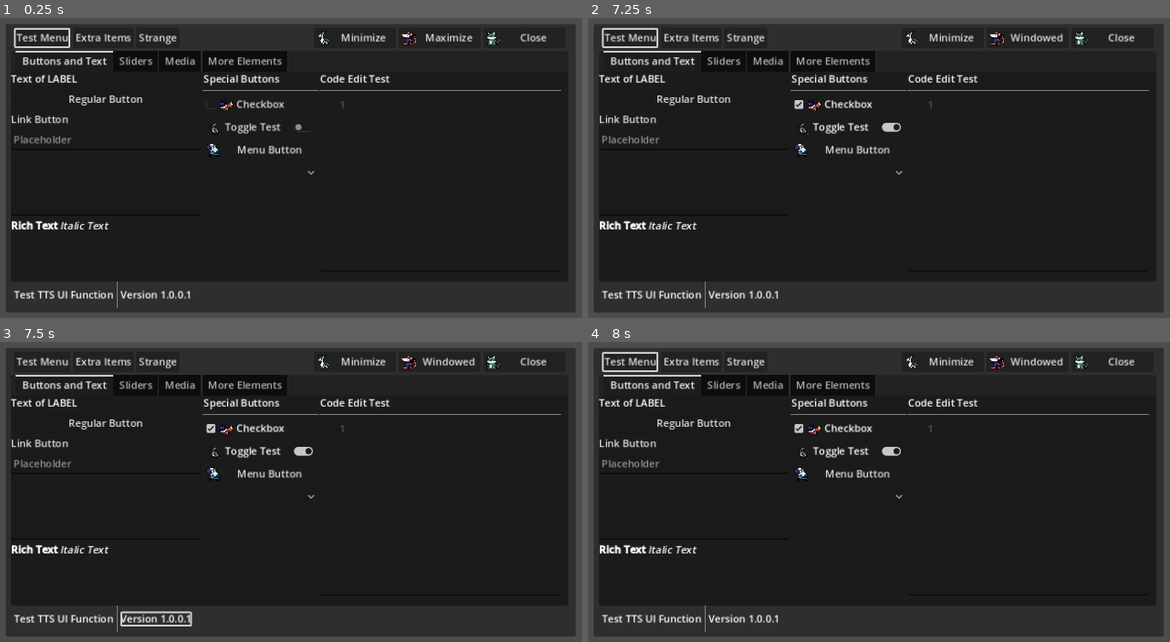
Above: before the commit, frames 1-4 (two rows, left to right).
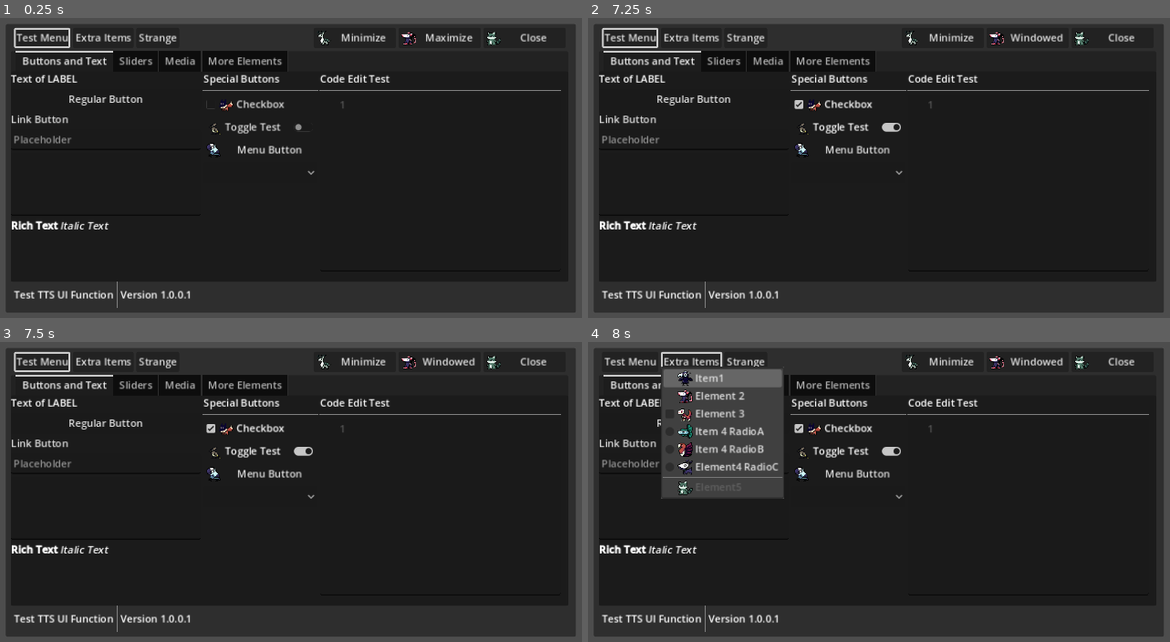
Above: after the commit, the same moments.

Repository: badgernested/godot-screenreader
Game: Godot game, scene res://sample_assets/Main.tscn
The game is run twice, just before and just after one commit, with the same random seed, the same clock (stepped at 60 frames per second) and the same inputs. Video files are missing from this copy of the repository; at most half a second of black plays in their place.
Inputs (mouse positions are in pixels of both pictures, inside the frame that each line leads up to):
- Up to frame 1 (0.25 s): no input
- Up to frame 2 (7.25 s): click (692, 141) at 0.52 s; type "12" at 0.6 s; click (692, 183) at 0.75 s; type "Alex" at 0.83 s; click (1030, 183) at 0.98 s; type "12" at 1.07 s; click "Minimize" at 1.25 s; click "Maximize" at 2 s; click "Windowed" at 2.75 s; click "Regular Button" at 3.5 s; click "Checkbox" at 4.25 s; click "Toggle Test" at 5 s; click "Menu Button" at 5.75 s; click (849, 174) at 6.5 s
- Up to frame 3 (7.5 s): tap Enter (DOM_select) at 7.25 s; hold Up (DOM_up) from 7.28 s (still down); hold Left (DOM_item_decrement) from 7.28 s (still down)
- Up to frame 4 (8 s): keep holding Up (DOM_up); keep holding Left (DOM_item_decrement); tap Space at 7.52 s; tap Right (DOM_item_increment) at 7.55 s

Frames 1-2 are identical in both runs. In frame 3, 0.4% of the frame differs, in the area x 2-34%, y 3-95%; in frame 4, 8.7%, in the area x 2-34%, y 3-53%.
Error in both runs: Out of bounds get index '0' (on base: 'PackedStringArray') (res://screenreader/scripts/TTS.gd:14)

Commit message:
Added some support for menu/option buttons, also separated MenuBar from script dependency

Diff:
--- a/project.godot
+++ b/project.godot
@@ -84,7 +84,7 @@
 }
 DOM_select={
 "deadzone": 0.5,
-"events": [Object(InputEventKey,"resource_local_to_scene":false,"resource_name":"","device":-1,"window_id":0,"alt_pressed":false,"shif …(180 unchanged characters)…
+"events": [Object(InputEventKey,"resource_local_to_scene":false,"resource_name":"","device":0,"window_id":0,"alt_pressed":false,"shif …(180 unchanged characters)…
 ]
 }
 DOM_cancel={
--- a/screenreader/scripts/DomNav.gd
+++ b/screenreader/scripts/DomNav.gd
@@ -56,6 +56,16 @@
 
 # This stores whether or not the slider is actually sliding
 var slider_is_sliding: bool = false
+
+# Checks whether a child popup is visible. gets around weird timing bugs.
+var popup_visible: bool = false
+
+# Tracks the index of the current popup.
+var popup_index: int = 0
+
+# This stores all MenuBars in the DOM with a dictionary
+# that represents certain values.
+var menubars: Dictionary = {}
 
 # This is used for inserting accessibility tokens
 # to be read by the screenreader
@@ -184,7 +194,7 @@
 
 # Strings used in the textedit interfaces
 const TEXTEDIT_STRINGS = ["Space", "Deleted", "Tab", "Enter", "Released", "Pasted",
-							"Copied", "New Line", "Line Number"]
+							"Copied", "New Line", "Line Number", "None"]
 enum TEXTEDIT_STRING {
 	SPACE,
 	DELETED,
@@ -194,7 +204,8 @@
 	PASTED,
 	COPIED,
 	NEWLINE,
-	LINE
+	LINE,
+	NONE
 }
 
 const TEXTEDIT_CHARACTER_NAMES = {
@@ -253,6 +264,11 @@
 			if focused.get("selected_index") != null:
 				focused.selected_index = 0
 				focused.menu_opened = false
+
+		# Clears popup variables
+		popup_visible = false
+		popup_index = 0
+
 	if what == NOTIFICATION_APPLICATION_FOCUS_IN:
 		OS_focused = true
 
@@ -314,6 +330,10 @@
 			default_move = process_menubar_controls()
 		elif focused is TabBar:
 			default_move = process_tabbar_controls()
+		elif focused is MenuButton:
+			default_move = process_menu_button_controls()
+		elif focused is OptionButton:
+			default_move = process_option_button_controls()
 		elif (focused is Button ||
 				focused is LinkButton ||
 				focused is TextureButton):
@@ -544,7 +564,11 @@
 # Does the menubar controls
 func process_menubar_controls():
 	var menu_size = focused.get_menu_count()
-	var menu_pos = focused.get("selected_menu")
+	var properties = get_menubar_data(focused)
+	var menu_pos = 0
+
+	if !properties.is_empty():
+		menu_pos = properties["selected_menu"]
 
 	if menu_pos != null:
 		if Input.is_action_just_pressed("DOM_select"):
@@ -553,14 +577,14 @@
 				# opens the currently selected menu
 				menubar_menu_close_all(focused)
 				menubar_menu_open(focused, menu_pos)
-				if focused.get("menu_opened") != null:
-					focused.menu_opened = true
+				if properties["menu_opened"] != null:
+					properties["menu_opened"] = true
 
 				var text = MENUBAR_NAVIGATION_STRINGS[MENUBAR_NAVIGATION.OPENED] % [focused.get_menu_title(menu_pos)]
 				add_token(text)
 
 				var popup = focused.get_menu_popup(menu_pos)
-				var selected_pos = focused.get("selected_index")
+				var selected_pos = properties["selected_index"]
 
 				# Which menu item is selected
 				text = STRING_FORMATS[STRING_FORMAT.SELECTED] % popup.get_item_text(selected_pos)
@@ -571,7 +595,7 @@
 			else:
 				# If menu is opened, press the button
 				var popup = focused.get_menu_popup(menu_pos)
-				var selected_pos = focused.get("selected_index")
+				var selected_pos = properties["selected_index"]
 
 				var text = MENUBAR_NAVIGATION_STRINGS[MENUBAR_NAVIGATION.CLOSED] % [focused.get_menu_title(menu_pos)]
 				add_token(text)
@@ -579,10 +603,10 @@
 				tts_speak()
 
 				# close menu
-				return menubar_close_menu()
+				return menubar_close_menu(properties)
 
 		elif Input.is_action_just_pressed("DOM_cancel"):
-			var val = menubar_close_menu()
+			var val = menubar_close_menu(properties)
 
 			var text = MENUBAR_NAVIGATION_STRINGS[MENUBAR_NAVIGATION.CLOSED]
 			add_token(text)
@@ -594,12 +618,12 @@
 		# If the menu is open, don't navigate, but do read names
 		if menubar_menu_opened(focused):
 			if Input.is_action_just_pressed("ui_up"):
-				menubar_read_selected_item()
+				menubar_read_selected_item(properties)
 			if Input.is_action_just_pressed("ui_down"):
-				menubar_read_selected_item()
+				menubar_read_selected_item(properties)
 
 	# Moves around the top menu
-	var move = menubar_nav_menus()
+	var move = menubar_nav_menus(properties)
 
 	if !move:
 		return false
@@ -610,18 +634,18 @@
 
 	return true
 
-func menubar_close_menu():
+func menubar_close_menu(properties):
 	# Closes menu if open
 	if menubar_menu_opened(focused):
 		menubar_menu_close_all(focused)
-		if focused.get("menu_opened") != null:
-			focused.menu_opened = false
+		if properties["menu_opened"] != null:
+			properties["menu_opened"] = false
 
 		return false
 
-func menubar_read_selected_item():
+func menubar_read_selected_item(properties):
 	var menu_size = focused.get_menu_count()
-	var menu_pos = focused.get("selected_menu")
+	var menu_pos = properties["selected_menu"]
 
 	var popup = focused.get_menu_popup(menu_pos)
 	var selected_pos = popup.get_focused_item()
@@ -652,65 +676,71 @@
 
 	tts_speak()
 
-func menubar_nav_menus():
-	if Input.is_action_just_pressed("DOM_item_increment"):
-		var was_opened = menubar_menu_opened(focused)
-
-		var size = focused.get_menu_count()
-		menubar_menu_close_all(focused)
-
-		focused.selected_menu += 1
-
-		if focused.selected_menu >= size:
-			focused.selected_menu = size-1
-			if focused.get("menu_opened") != null:
-				focused.menu_opened = false
-			update_end_node_position(1)
-		else:
-			end_node_grab_focus()
-
-		if was_opened:
-			menubar_menu_open(focused, focused.get("selected_menu"))
-
-		if focused is MenuBar:
-			get_accessible_menubar_name(focused)
-			tts_speak()
-
-		return false
-
-	elif Input.is_action_just_pressed("DOM_item_decrement"):
-		var was_opened = menubar_menu_opened(focused)
-
-		menubar_menu_close_all(focused)
-		focused.selected_menu -= 1
-
-		if focused.selected_menu < 0:
-			focused.selected_menu = 0
-			if focused.get("menu_opened") != null:
-				focused.menu_opened = false
-			update_end_node_position(-1)
-		else:
-			end_node_grab_focus()
-
-		if was_opened:
-			menubar_menu_open(focused, focused.get("selected_menu"))
-
-		if focused is MenuBar:
-			get_accessible_menubar_name(focused)
-			tts_speak()
-
-		return false
+func menubar_nav_menus(properties):
+	if !properties.is_empty():
+		if Input.is_action_just_pressed("DOM_item_increment"):
+			var was_opened = menubar_menu_opened(focused)
+
+			var size = focused.get_menu_count()
+			menubar_menu_close_all(focused)
+
+			properties["selected_menu"] += 1
+
+			if properties["selected_menu"] >= size:
+				properties["selected_menu"] = size-1
+				if properties["menu_opened"] != null:
+					properties["menu_opened"] = false
+				update_end_node_position(1)
+			else:
+				end_node_grab_focus()
+
+			if was_opened:
+				menubar_menu_open(focused, properties["selected_menu"])
+
+			if focused is MenuBar:
+				get_accessible_menubar_name(focused)
+				tts_speak()
+
+			return false
+
+		elif Input.is_action_just_pressed("DOM_item_decrement"):
+			var was_opened = menubar_menu_opened(focused)
+
+			menubar_menu_close_all(focused)
+			properties["selected_menu"] -= 1
+
+			if properties["selected_menu"] < 0:
+				properties["selected_menu"] = 0
+				if properties["menu_opened"] != null:
+					focused.menu_opened = false
+				update_end_node_position(-1)
+			else:
+				end_node_grab_focus()
+
+			if was_opened:
+				menubar_menu_open(focused, properties["selected_menu"])
+
+			if focused is MenuBar:
+				get_accessible_menubar_name(focused)
+				tts_speak()
+
+			return false
 
 	return true
 
 func menubar_menu_opened(obj):
+	var properties = get_menubar_data(obj)
+
 	if obj is MenuBar:
-		if obj.get("menu_opened") != null:
-			return obj.menu_opened
+		if !properties.is_empty():
+			if properties["menu_opened"] != null:
+				return properties["menu_opened"]
 
 	return false
 
 func menubar_menu_close_all(obj):
+	var properties = get_menubar_data(obj)
+
 	if obj is MenuBar:
 		var menu_size = focused.get_menu_count()
 
@@ -718,15 +748,17 @@
 			var popup = obj.get_menu_popup(c)
 
 			popup.visible = false
-
-		if obj.get("selected_index") != null:
-			obj.selected_index = 0
+		if !properties.is_empty():
+			if properties["selected_index"] != null:
+				properties["selected_index"] = 0
 
 func menubar_menu_update(obj):
+	var properties = get_menubar_data(obj)
 	if obj is MenuBar:
-		if obj.get("selected_index") != null:
-			var popup = obj.get_menu_popup(obj.selected_menu)
-			popup.set_focused_item(obj.selected_index)
+		if !properties.is_empty():
+			if properties["selected_index"] != null:
+				var popup = obj.get_menu_popup(properties["selected_menu"])
+				popup.set_focused_item(properties["selected_index"])
 
 func menubar_menu_open(obj, index):
 	if obj is MenuBar:
@@ -1115,6 +1147,203 @@
 
 		tts_speak()
 
+
+	return true
+
+func process_menu_button_controls():
+	var popup = focused.get_popup()
+
+	var text = focused.text
+
+	# this is just for processing basebutton signals
+	var toggle_old = focused.button_pressed
+
+	# Allows you to press buttons normally
+	if Input.is_action_just_pressed("ui_accept"):
+		focused.emit_signal("button_down")
+	elif Input.is_action_just_released("ui_accept"):
+		focused.emit_signal("button_up")
+
+	if focused.action_mode == BaseButton.ACTION_MODE_BUTTON_PRESS:
+		if Input.is_action_just_pressed("ui_accept"):
+			focused.emit_signal("pressed")
+			if focused.toggle_mode:
+				focused.button_pressed = !focused.button_pressed
+	else:
+		if Input.is_action_just_released("ui_accept"):
+			focused.emit_signal("pressed")
+			if focused.toggle_mode:
+				focused.button_pressed = !focused.button_pressed
+
+	if focused.toggle_mode:
+		if focused.button_pressed != toggle_old:
+			focused.emit_signal("toggled",focused.button_pressed)
+
+	# sets the TTS text to the alt text instead of the menu button text
+	if focused.get("alt_text") != null && !focused.alt_text.is_empty():
+		text = focused.alt_text
+
+	if popup_visible:
+		var changed = false
+
+		if Input.is_action_just_pressed("DOM_item_decrement"):
+			popup_index-= 1
+
+			if popup_index < 0:
+				popup_visible = false
+				popup.visible = false
+				popup_index = 0
+				add_token(MENUBAR_NAVIGATION_STRINGS[MENUBAR_NAVIGATION.CLOSED] % [text] )
+			else:
+				changed = true
+
+		elif Input.is_action_just_pressed("DOM_item_increment"):
+			popup_index += 1
+
+			if popup_index > focused.item_count-1:
+				popup_visible = false
+				popup.visible = false
+				popup_index = 0
+				add_token(MENUBAR_NAVIGATION_STRINGS[MENUBAR_NAVIGATION.CLOSED] % [text] )
+			else:
+				changed = true
+
+		if changed:
+			popup.scroll_to_item(popup_index)
+			popup.set_focused_item(popup_index)
+
+			add_token(popup.get_item_text(popup_index))
+			tts_speak()
+
+			return false
+
+		# If not changed, if you leave the button while open, announce its closing
+		if (Input.is_action_just_pressed("DOM_left") ||
+			Input.is_action_just_pressed("DOM_right") ||
+			Input.is_action_just_pressed("DOM_up") ||
+			Input.is_action_just_pressed("DOM_down")):
+				add_token(MENUBAR_NAVIGATION_STRINGS[MENUBAR_NAVIGATION.CLOSED] % [text] )
+
+	if Input.is_action_just_pressed("DOM_select"):
+		play_sound("button_down")
+
+		if popup_visible:
+			popup.visible = false
+			popup_index = 0
+			add_token(MENUBAR_NAVIGATION_STRINGS[MENUBAR_NAVIGATION.CLOSED] % [text] )
+		else:
+			focused.emit_signal("about_to_popup")
+			focused.show_popup()
+			add_token(popup.get_item_text(popup_index))
+			add_token(MENUBAR_NAVIGATION_STRINGS[MENUBAR_NAVIGATION.OPENED] % [text] )
+
+		popup_visible = !popup_visible
+
+		tts_speak()
+		return false
+
+	if Input.is_action_just_released("DOM_select"):
+		play_sound("button_up")
+
+	return true
+
+func process_option_button_controls():
+	var popup = focused.get_popup()
+
+	var text = focused.text
+
+	# this is just for processing basebutton signals
+	var toggle_old = focused.button_pressed
+
+	# Allows you to press buttons normally
+	if Input.is_action_just_pressed("ui_accept"):
+		focused.emit_signal("button_down")
+	elif Input.is_action_just_released("ui_accept"):
+		focused.emit_signal("button_up")
+
+	if focused.action_mode == BaseButton.ACTION_MODE_BUTTON_PRESS:
+		if Input.is_action_just_pressed("ui_accept"):
+			focused.emit_signal("pressed")
+			if focused.toggle_mode:
+				focused.button_pressed = !focused.button_pressed
+	else:
+		if Input.is_action_just_released("ui_accept"):
+			focused.emit_signal("pressed")
+			if focused.toggle_mode:
+				focused.button_pressed = !focused.button_pressed
+
+	if focused.toggle_mode:
+		if focused.button_pressed != toggle_old:
+			focused.emit_signal("toggled",focused.button_pressed)
+
+	# sets the TTS text to the alt text instead of the menu button text
+	if focused.get("alt_text") != null && !focused.alt_text.is_empty():
+		text = focused.alt_text
+
+	if popup_visible:
+		var changed = false
+
+		if Input.is_action_just_pressed("DOM_item_decrement"):
+			popup_index-= 1
+
+			if popup_index < 0:
+				popup_visible = false
+				popup.visible = false
+				popup_index = 0
+				add_token(MENUBAR_NAVIGATION_STRINGS[MENUBAR_NAVIGATION.CLOSED] % [text] )
+			else:
+				focused.emit_signal("item_focused",popup_index)
+				changed = true
+
+		elif Input.is_action_just_pressed("DOM_item_increment"):
+			popup_index += 1
+
+			if popup_index > focused.item_count-1:
+				popup_visible = false
+				popup.visible = false
+				popup_index = 0
+				add_token(MENUBAR_NAVIGATION_STRINGS[MENUBAR_NAVIGATION.CLOSED] % [text] )
+			else:
+				focused.emit_signal("item_focused",popup_index)
+				changed = true
+
+		if changed:
+			popup.scroll_to_item(popup_index)
+			popup.set_focused_item(popup_index)
+
+			add_token(popup.get_item_text(popup_index))
+			tts_speak()
+
+			return false
+
+		# If not changed, if you leave the button while open, announce its closing
+		if (Input.is_action_just_pressed("DOM_left") ||
+			Input.is_action_just_pressed("DOM_right") ||
+			Input.is_action_just_pressed("DOM_up") ||
+			Input.is_action_just_pressed("DOM_down")):
+				add_token(MENUBAR_NAVIGATION_STRINGS[MENUBAR_NAVIGATION.CLOSED] % [text] )
+
+	if Input.is_action_just_pressed("DOM_select"):
+		play_sound("button_down")
+
+		if popup_visible:
+			popup.visible = false
+			popup_index = popup.get_focused_item()
+			add_token(MENUBAR_NAVIGATION_STRINGS[MENUBAR_NAVIGATION.CLOSED] % [text] )
+			focused.emit_signal("item_selected",popup_index)
+		else:
+			focused.show_popup()
+
+			add_token(popup.get_item_text(popup_index))
+			add_token(MENUBAR_NAVIGATION_STRINGS[MENUBAR_NAVIGATION.OPENED] % [text] )
+
+		popup_visible = !popup_visible
+
+		tts_speak()
+		return false
+
+	if Input.is_action_just_released("DOM_select"):
+		play_sound("button_up")
 
 	return true
 
@@ -1269,6 +1498,14 @@
 			last_caret_line = 0
 			text_wait_to_press = false
 
+			# Clears a popup if any exists
+			popup_visible = false
+			popup_index = 0
+			if focused != null:
+				if focused.has_method("get_popup"):
+					focused.get_popup().visible = false
+
+
 
 			# resets state
 			update_draw_state(CONTROL_STATE.FOCUSED)
@@ -1381,6 +1618,8 @@
 		get_accessible_label_name(obj)
 	elif obj is RichTextLabel:
 		get_accessible_richtext_label_name(obj)
+	elif obj is OptionButton:
+		get_accessible_optionbutton_name(obj)
 	elif (obj is Button
 		|| obj is LinkButton):
 		get_accessible_button_name(obj)
@@ -1400,7 +1639,7 @@
 		get_accessible_tabbar_name(obj)
 	else:
 		# default name
-		if obj.get("alt_text") != null:
+		if obj.get("alt_text") != null && !obj.alt_text.is_empty():
 			name = obj.alt_text
 			add_token(name)
 		else:
@@ -1415,18 +1654,19 @@
 func get_accessible_label_name(obj):
 	var name = ""
 
-	if obj.get("alt_text") != null:
+	if focused is CodeEdit:
+		var lines = focused.text.split("\n")
+
+		add_token(get_character_name(lines[focused.get_caret_line()]))
+		add_token(str(focused.get_caret_line()+1) + " " + TEXTEDIT_STRINGS[TEXTEDIT_STRING.LINE])
+
+	else:
+		name = obj.text
+		add_token(name)
+
+	if obj.get("alt_text") != null && !obj.alt_text.is_empty():
 		name = obj.alt_text
 		add_token(name)
-	else:
-		if focused is CodeEdit:
-			var lines = focused.text.split("\n")
-
-			add_token(get_character_name(lines[focused.get_caret_line()]))
-			add_token(str(focused.get_caret_line()+1) + " " + TEXTEDIT_STRINGS[TEXTEDIT_STRING.LINE])
-		else:
-			name = obj.text
-			add_token(name)
 
 	if verbose:
 		if obj.get_class() != name:
@@ -1439,7 +1679,7 @@
 func get_accessible_richtext_label_name(obj):
 	var name = ""
 
-	if obj.get("alt_text") != null:
+	if obj.get("alt_text") != null && !obj.alt_text.is_empty():
 		name = obj
 	else:
 		name = obj.get_parsed_text()
@@ -1467,7 +1707,7 @@
 		else:
 			add_token(POPUPMENU_CONTROL_NAMES[POPUPMENU_CONTROL.OFF])
 
-	if obj.get("alt_text") != null:
+	if obj.get("alt_text") != null && !obj.alt_text.is_empty():
 		name = obj.alt_text
 		add_token(name)
 	else:
@@ -1578,7 +1818,9 @@
 	add_alt_text(obj)
 
 func get_accessible_menubar_name(obj):
-	var selected_menu = obj.get("selected_menu")
+	var properties = get_menubar_data(obj)
+
+	var selected_menu = properties["selected_menu"]
 	var size = obj.get_menu_count()
 	var text = ""
 
@@ -1586,7 +1828,7 @@
 		selected_menu = 0
 
 	if menubar_menu_opened(obj):
-		var selected_index = obj.get("selected_index")
+		var selected_index = properties["selected_index"]
 
 		var popup = obj.get_menu_popup(selected_menu)
 		var menu_size = popup.item_count
@@ -1599,7 +1841,7 @@
 
 		# Announce out of 3
 		if verbose:
-			if obj.get("selected_menu") != null:
+			if properties["selected_menu"] != null:
 				text = STRING_FORMATS[STRING_FORMAT.FRACTION] % [str(selected_index+1), str(menu_size)]
 				add_token(text)
 
@@ -1615,7 +1857,7 @@
 
 		# Announce out of 3
 		if verbose:
-			if obj.get("selected_menu") != null:
+			if properties["selected_menu"] != null:
 				text = STRING_FORMATS[STRING_FORMAT.FRACTION] % [str(selected_menu+1), str(size)]
 				add_token(text)
 
@@ -1646,13 +1888,32 @@
 		if obj.get_class() != name:
 			add_token(SPECIAL_CONTROL_NAMES[SPECIAL_CONTROLS.TABS])
 
+# Gets the name for optionbuttons
+func get_accessible_optionbutton_name(obj):
+	var name = ""
+
+	if focused.get_selected_id() > -1:
+		add_token(STRING_FORMATS[STRING_FORMAT.SELECTED] % [focused.get_item_text(focused.get_selected_id())])
+	else:
+		add_token(STRING_FORMATS[STRING_FORMAT.SELECTED] % [TEXTEDIT_STRINGS[TEXTEDIT_STRING.NONE]])
+
+	if obj.get("alt_text") != null && !obj.alt_text.is_empty():
+		name = obj.alt_text
+		add_token(name)
+
+	if verbose:
+		if obj.get_class() != name:
+			if focused is Label:
+				add_token(SPECIAL_CONTROL_NAMES[SPECIAL_CONTROLS.LABEL])
+			else:
+				add_token(obj.get_class())
 
 # adds alt text
 func add_alt_text(obj):
 	var name = ""
 
 	# reads alt text, if any
-	if obj.get("alt_text") != null:
+	if obj.get("alt_text") != null && !obj.alt_text.is_empty():
 		name = obj.alt_text
 		add_token(name)
 
@@ -1692,6 +1953,10 @@
 
 	if (node_type == NODE_TYPE.INTERACT_NODE) && obj.get("ignore") != true:
 		current_objects.append(obj)
+
+		if obj is MenuBar:
+			insert_menubar(obj)
+
 		inserted = true
 
 		# Tab bars add their children instead
@@ -1853,7 +2118,9 @@
 
 # redraws based on menubar
 func highlight_menubar():
-	var selected = focused.get("selected_menu")
+	var properties = get_menubar_data(focused)
+
+	var selected = properties["selected_menu"]
 
 	var menu_count = focused.get_menu_count()
 
@@ -1929,6 +2196,26 @@
 func timer_slider_timeout():
 	play_sound("slider")
 
+# Menubar Object Tracker functions
+
+# Gets the menubar from object reference
+func get_menubar_data(menubar):
+	if menubars.has(menubar):
+		return menubars[menubar]
+	return {}
+
+# Inserts menubar data into the dictionary
+func insert_menubar(menubar):
+	menubars[menubar] = create_menubar_object()
+
+# This creates a new initialized menubar info object
+func create_menubar_object():
+	return {
+		"selected_menu" : 0,
+		"selected_index" : 0,
+		"menu_opened" : false
+	}
+
 # Initializer Functions
 
 # Gets the DOM state populated
@@ -1938,6 +2225,7 @@
 
 	objects = []
 	end_node_list = []
+	menubars = {}
 	array_stack = [objects]
 
 	recursive_tree_search(dom_root)
@@ -1980,6 +2268,23 @@
 			tts_speak()
 			get_viewport().set_input_as_handled()
 
+		# clear inputs if any DOM commands are pressed
+		elif (Input.is_action_just_pressed("DOM_select") ||
+				Input.is_action_just_pressed("DOM_cancel") ||
+				Input.is_action_just_pressed("DOM_up") ||
+				Input.is_action_just_pressed("DOM_down") ||
+				Input.is_action_just_pressed("DOM_left") ||
+				Input.is_action_just_pressed("DOM_right") ||
+				Input.is_action_just_pressed("DOM_prev") ||
+				Input.is_action_just_pressed("DOM_next") ||
+				Input.is_action_just_pressed("DOM_read_item") ||
+				Input.is_action_just_pressed("DOM_stop_talk") ||
+				Input.is_action_just_pressed("DOM_item_decrement") ||
+				Input.is_action_just_pressed("DOM_item_increment") ||
+				Input.is_action_just_pressed("ax_start_video") ||
+				Input.is_action_just_pressed("ax_stop_video")):
+			get_viewport().set_input_as_handled()
+
 # Processes the inputs for the DOM object
 func _process(delta: float) -> void:
 	process_input(delta)
--- a/screenreader/scripts/object_scripts/ax_menubar.gd
+++ b/screenreader/scripts/object_scripts/ax_menubar.gd
@@ -6,12 +6,6 @@
 @export var focus_marked_container: bool = false
 @export var alt_text: String = ""
 @export var ignore: bool = false
-
-# This is updated when navigated.
-var selected_menu = 0
-# Selected submenu index
-var selected_index = 0
-var menu_opened = false
 
 # If this value returns a non-empty value, it will read that
 # string instead of the default string for the screenreader
Not shown, changed: CREDITS.txt
